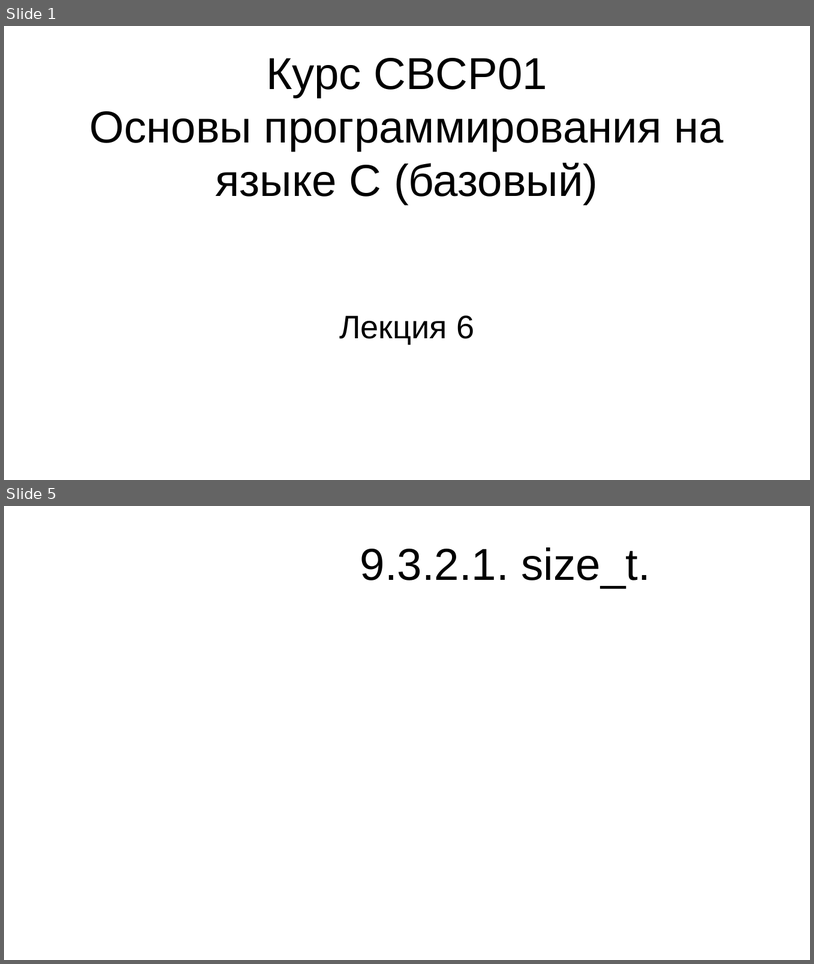
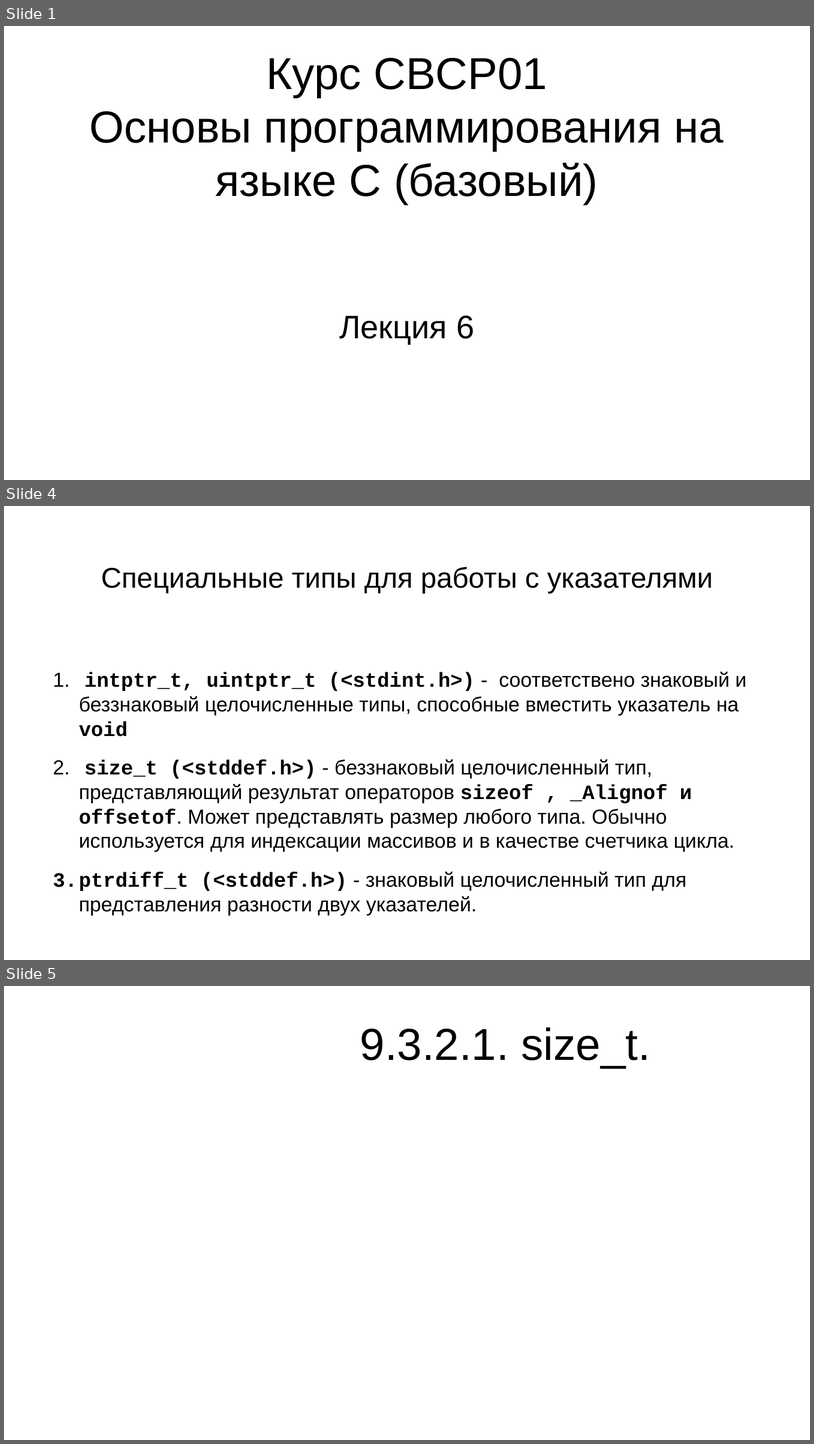
Before and after one commit to steelcraft/stud-lab, a slide deck: Лекции/CBCP01#L6.odp. Shown one above the other, each under a label of ours: slides 1 and 5 before the commit, slides 1, 4 and 5 after it; the slides between them are not shown. The pictures are 814x964 and 814x1444 pixels, drawn with LibreOffice and Linux fonts; fonts in the diff are those of the drawing. Boxes give left, top, right and bottom in pixels: in the first picture for what was removed or moved away, otherwise in the second. Text is boxed around its words. In the diff, an @@ line names an element or a change of style, - is before the commit and + after.

Commit message:
Добавлен раздел "Специальные типы для работы с указателями"

```diff
--- a/Лекции/CBCP01#L6.odp
+++ b/Лекции/CBCP01#L6.odp
@@ slide 4 added at [4, 506, 810, 960], background #FFFFFF @@
@@ title added at [101, 567, 713, 593], 28 pt, text #000000 @@
+Специальные типы для работы с указателями
@@ text added at [53, 672, 747, 915], 20 pt, text #000000 @@
+1. intptr_t, uintptr_t (<stdint.h>) - соответствено знаковый и беззнаковый целочисленные типы, способные вместить указатель на void
+2. size_t (<stddef.h>) - беззнаковый целочисленный тип, представляющий результат операторов sizeof , _Alignof и offsetof. Может представлять размер любого типа. Обычно используется для индексации массивов и в качестве счетчика цикла.
+3. ptrdiff_t (<stddef.h>) - знаковый целочисленный тип для представления разности двух указателей.
```
Also in this commit, not shown: 1 slide changed, 1 other slide added, 2 slides removed.
